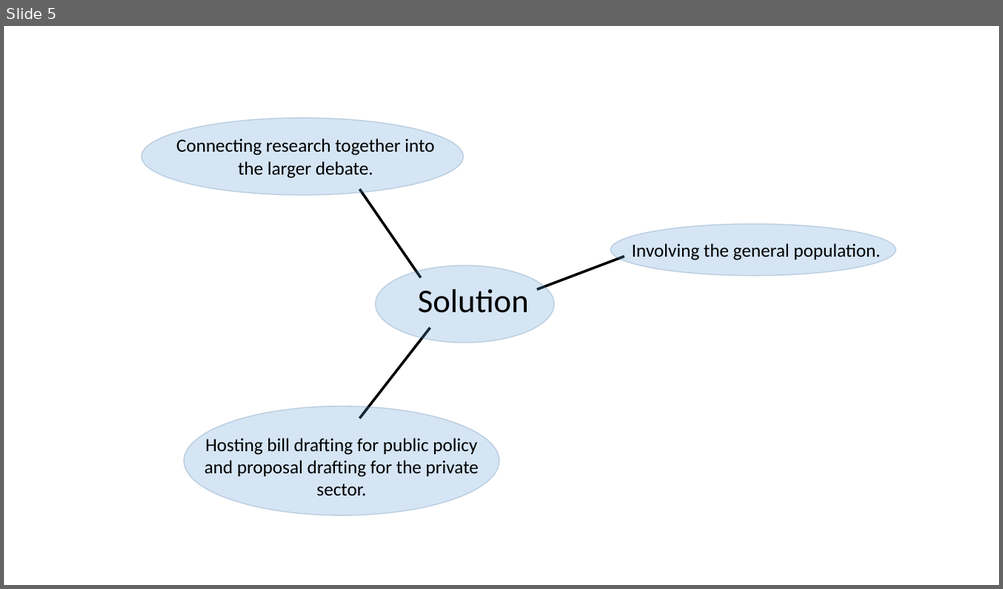
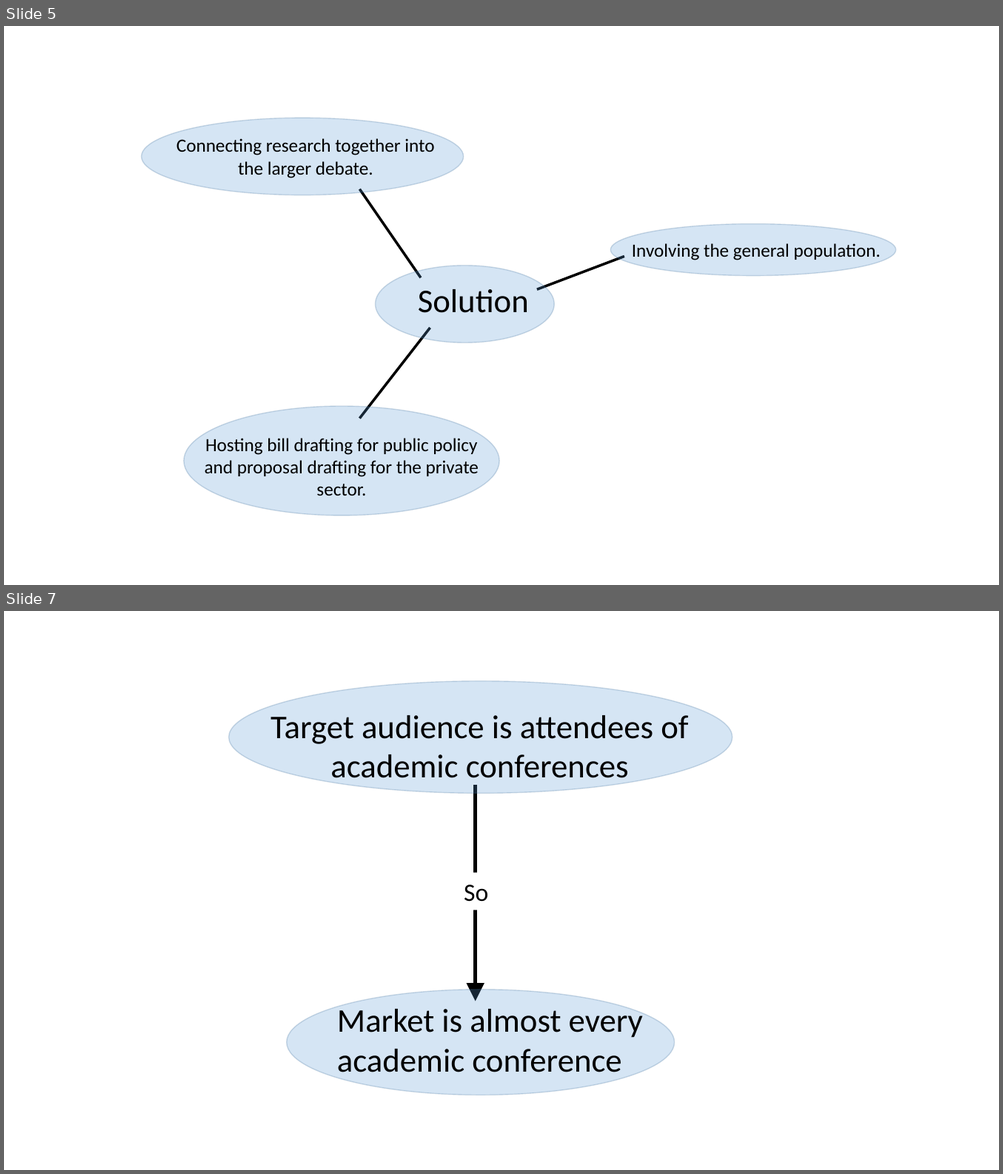
Before and after one commit to Methodocracy-Foundation/Methodocracy, a slide deck: Documentation/Company/Business Plan/Pitch Deck.pptx. Shown one above the other, each under a label of ours: slide 5 before the commit, slides 5 and 7 after it; the slides between them are not shown. The pictures are 1003x589 and 1003x1174 pixels, drawn with LibreOffice and Linux fonts; fonts in the diff are those of the drawing. Boxes give left, top, right and bottom in pixels: in the first picture for what was removed or moved away, otherwise in the second. Text is boxed around its words. In the diff, an @@ line names an element or a change of style, - is before the commit and + after.

```diff
--- a/Documentation/Company/Business Plan/Pitch Deck.pptx
+++ b/Documentation/Company/Business Plan/Pitch Deck.pptx
@@ slide 7 added at bbox=[4, 611, 999, 1170], background #FFFFFF @@
@@ ellipse added at bbox=[228, 681, 732, 793], fill #5B9BD5 at 25% opacity, outline #43739E 1 pt @@
@@ text added at bbox=[270, 715, 688, 786], 32 pt, text #000000 @@
+Target audience is attendees of academic conferences
@@ arrow added from (475, 785) to (475, 1001), #000000 3.5 pt @@
@@ text added at bbox=[464, 885, 488, 902], 24 pt, text #000000 @@
+So
@@ ellipse added at bbox=[287, 990, 674, 1096], fill #5B9BD5 at 25% opacity, outline #43739E 1 pt @@
@@ text added at bbox=[337, 1005, 643, 1081], 32 pt, text #000000 @@
+Market is almost every academic conference
```
Also in this commit, not shown: 1 slide changed, 5 other files.
